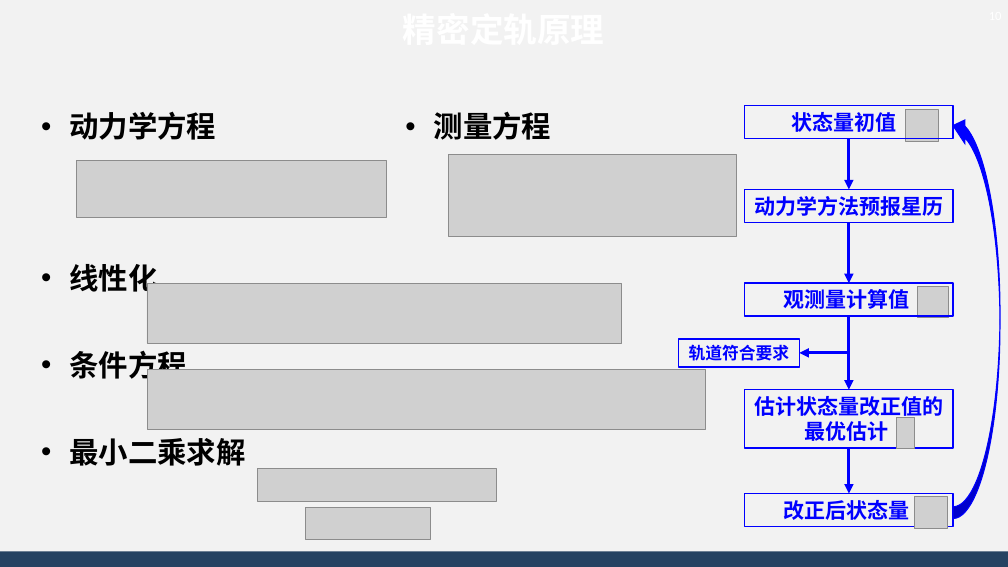
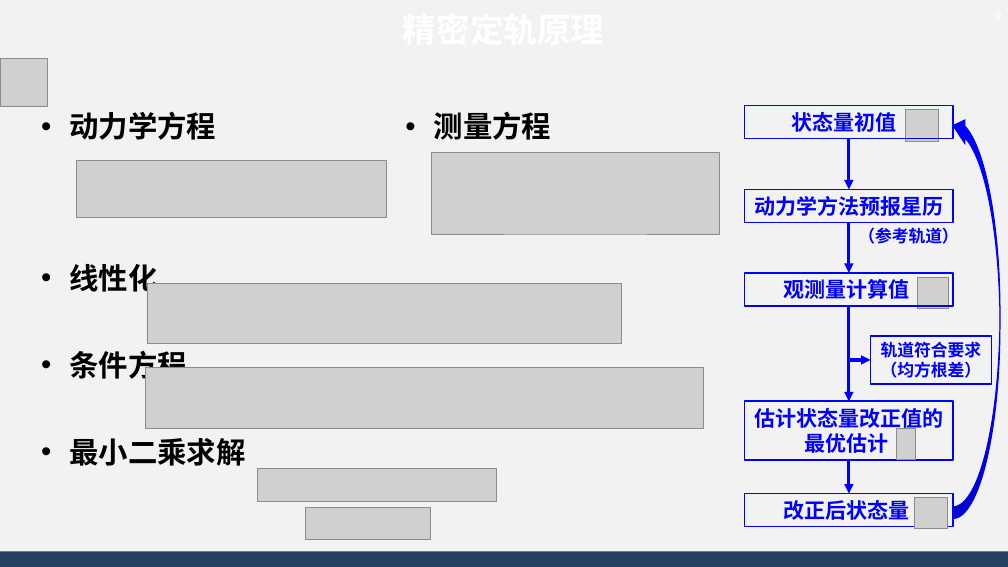
Before and after one commit to AsBackup/DAOSSA, a slide deck: slide 9 of 12 初轨确定和精密定轨原理.pptx (slide 10 before the commit). Drawn at 1008x567 pixels with LibreOffice and Linux fonts; fonts in the diff are those of the drawing; grey boxes stand for pictures; background and template pictures are left out. Boxes give left, top, right and bottom in pixels: in the first picture for what was removed or moved away, otherwise in the second. Text is boxed around its words. In the diff, an @@ line names an element or a change of style, - is before the commit and + after.

```diff
--- a/12 初轨确定和精密定轨原理.pptx
+++ b/12 初轨确定和精密定轨原理.pptx
@@ picture added at bbox=[0, 59, 47, 106] @@
@@ picture: place and size @@
-picture at bbox=[448, 155, 737, 237]
+picture at bbox=[432, 153, 720, 234]
@@ arrow moved from (849, 222) - (849, 283) to (849, 222) - (849, 273) @@
@@ text added at bbox=[858, 227, 958, 244], 16 pt, text #0000FF, bold @@
+（参考轨道）
@@ rectangle "观测量计算值": place and size @@
-rectangle "观测量计算值" at bbox=[745, 283, 954, 316]
+rectangle "观测量计算值" at bbox=[745, 273, 954, 306]
@@ picture: place and size @@
-picture at bbox=[918, 287, 949, 318]
+picture at bbox=[918, 278, 949, 309]
@@ arrow moved from (849, 316) - (849, 389) to (849, 306) - (849, 402) @@
@@ rectangle "轨道符合要求": place and size @@
-rectangle "轨道符合要求" at bbox=[678, 339, 799, 367]
+rectangle "轨道符合要求" at bbox=[871, 336, 992, 384]
@@ arrow moved from (849, 353) - (799, 353) to (849, 360) - (871, 360) @@
@@ text in rectangle at bbox=[881, 361, 981, 378]: paragraph added @@
+（均方根差）
@@ rectangle "估计状态量改正值的最优估计": place and size @@
-rectangle "估计状态量改正值的最优估计" at bbox=[745, 389, 954, 448]
+rectangle "估计状态量改正值的最优估计" at bbox=[745, 402, 954, 460]
@@ picture: place and size @@
-picture at bbox=[896, 417, 914, 448]
+picture at bbox=[897, 428, 915, 459]
@@ arrow moved from (849, 448) - (849, 494) to (849, 460) - (849, 494) @@
```
Also in this commit, not shown: 12 other slides changed, 1 slide added, 3 slides removed, 1 other file.
